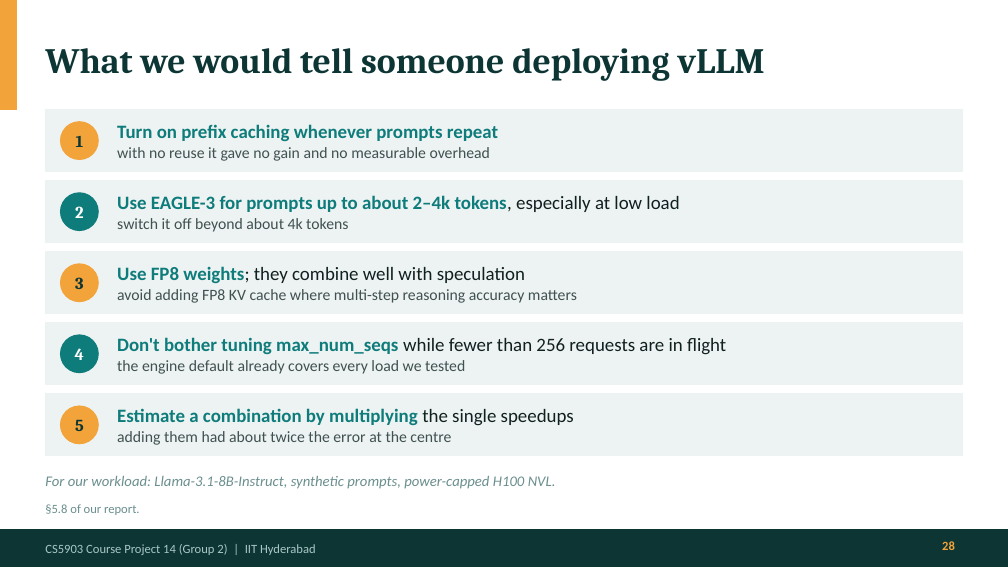
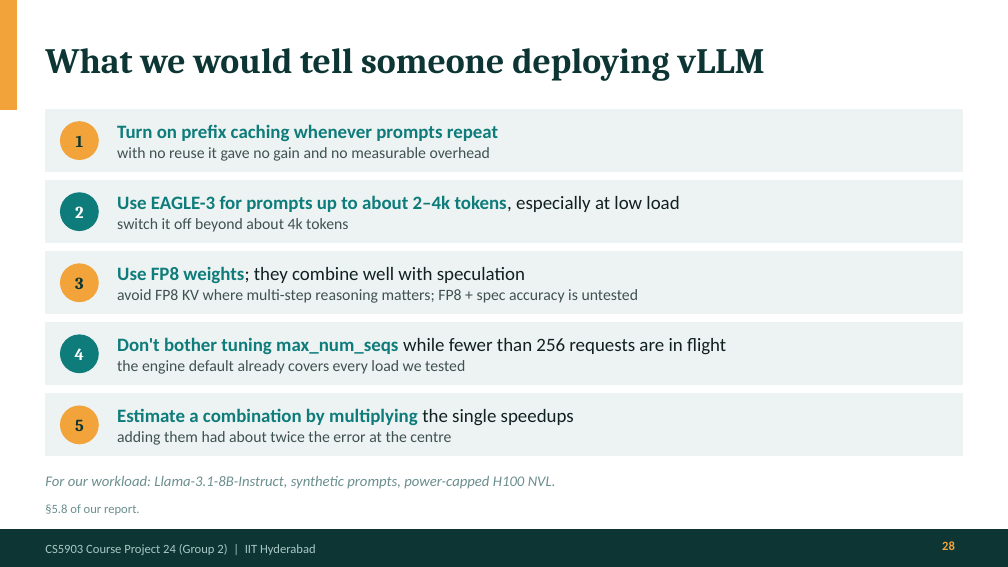
Before and after one commit to Panshul-Jindal/SpeedingUpLLMInference, a slide deck: slide 28 of docs/presentation/LLM_Serving_Final_Presentation.pptx. Drawn at 1008x567 pixels with LibreOffice and Linux fonts; fonts in the diff are those of the drawing. Boxes give left, top, right and bottom in pixels: in the first picture for what was removed or moved away, otherwise in the second. Text is boxed around its words. In the diff, an @@ line names an element or a change of style, - is before the commit and + after.

```diff
--- a/docs/presentation/LLM_Serving_Final_Presentation.pptx
+++ b/docs/presentation/LLM_Serving_Final_Presentation.pptx
@@ text at <box>117,289,639,303</box>: text changed @@
-avoid adding FP8 KV cache where multi-step reasoning accuracy matters
+avoid FP8 KV where multi-step reasoning matters; FP8 + spec accuracy is untested
@@ text at <box>45,544,316,555</box>: text changed @@
-CS5903 Course Project 14 (Group 2) | IIT Hyderabad
+CS5903 Course Project 24 (Group 2) | IIT Hyderabad
```
Also in this commit, not shown: 27 other slides changed, 1 other file.
